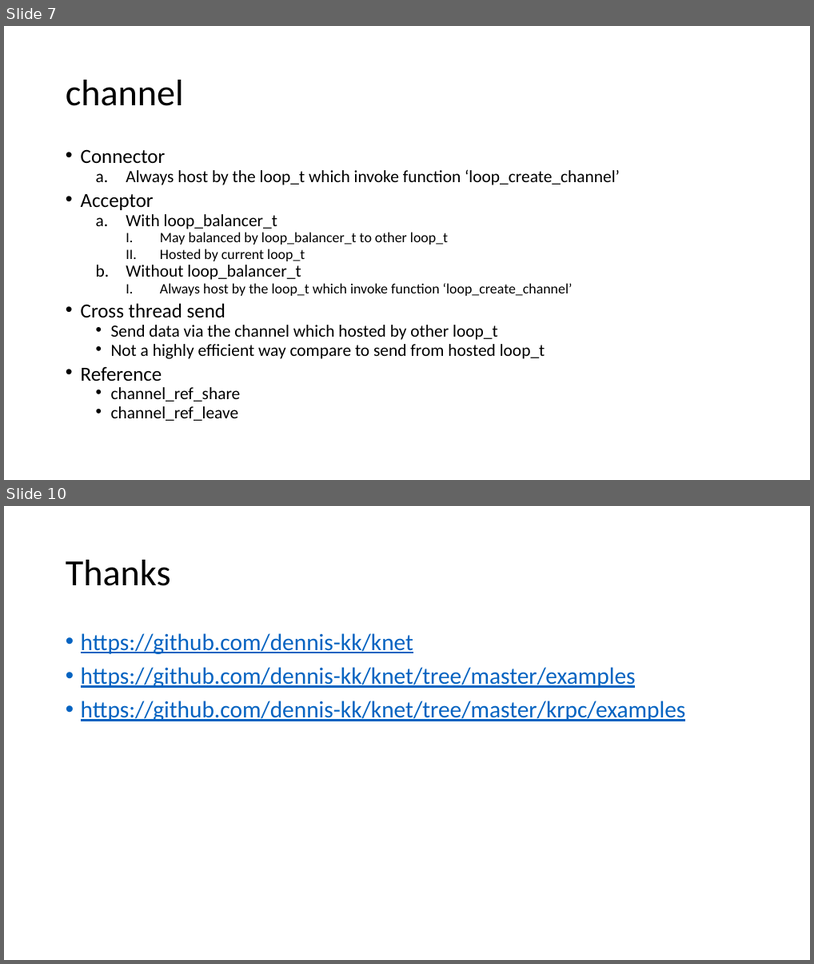
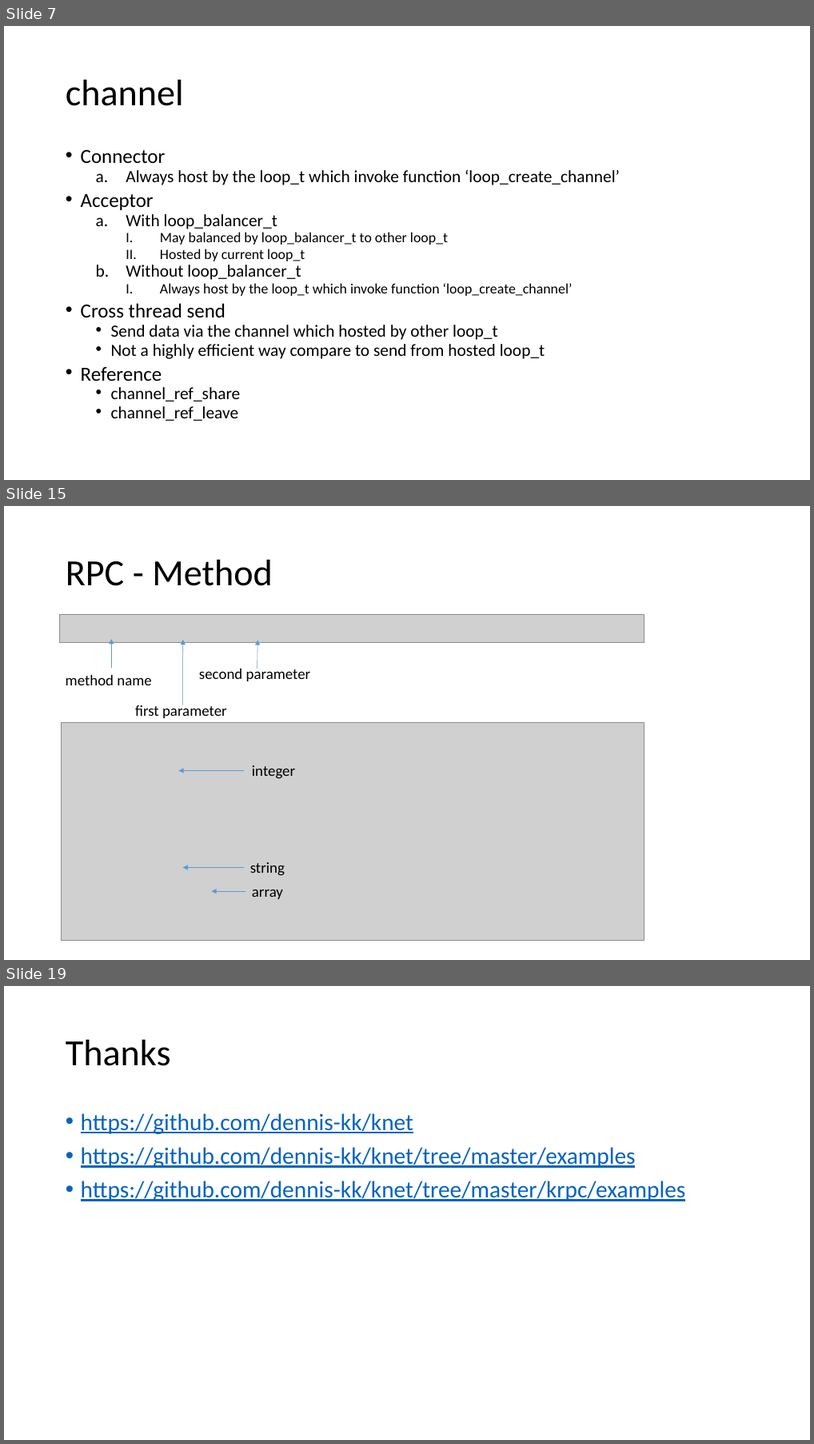
Before and after one commit to dennis-kk/knet, a slide deck: doc/knet.pptx. Shown one above the other, each under a label of ours: slides 7 and 10 before the commit, slides 7, 15 and 19 after it; the slides between them are not shown. The pictures are 814x964 and 814x1444 pixels, drawn with LibreOffice and Linux fonts; fonts in the diff are those of the drawing; grey boxes stand for pictures. Boxes give left, top, right and bottom in pixels: in the first picture for what was removed or moved away, otherwise in the second. Text is boxed around its words. In the diff, an @@ line names an element or a change of style, - is before the commit and + after.

```diff
--- a/doc/knet.pptx
+++ b/doc/knet.pptx
@@ slide 15 added at (4, 506, 810, 960), background #FFFFFF @@
@@ title added at (66, 560, 273, 586), 44 pt, text #000000 @@
+RPC - Method
@@ picture added at (60, 614, 645, 643) @@
@@ arrow added from (112, 668) to (112, 639), #5B9BD5 0.5 pt @@
@@ arrow added from (183, 705) to (183, 640), #5B9BD5 0.5 pt @@
@@ arrow added from (258, 668) to (258, 640), #5B9BD5 0.5 pt @@
@@ text added at (199, 666, 311, 681), 18 pt, text #000000 @@
+second parameter
@@ text added at (66, 675, 151, 685), 18 pt, text #000000 @@
+method name
@@ text added at (135, 703, 227, 718), 18 pt, text #000000 @@
+first parameter
@@ picture added at (62, 722, 645, 940) @@
@@ text added at (252, 765, 295, 779), 18 pt, text #000000 @@
+integer
@@ arrow added from (244, 770) to (179, 770), #5B9BD5 0.5 pt @@
@@ text added at (250, 862, 285, 876), 18 pt, text #000000 @@
+string
@@ arrow added from (244, 867) to (183, 867), #5B9BD5 0.5 pt @@
@@ text added at (252, 889, 283, 899), 18 pt, text #000000 @@
+array
@@ arrow added from (246, 891) to (211, 891), #5B9BD5 0.5 pt @@
@@ what was slide 10 is now slide 19 @@
```
Also in this commit, not shown: 2 slides changed, 8 other slides added, 2 other files.
